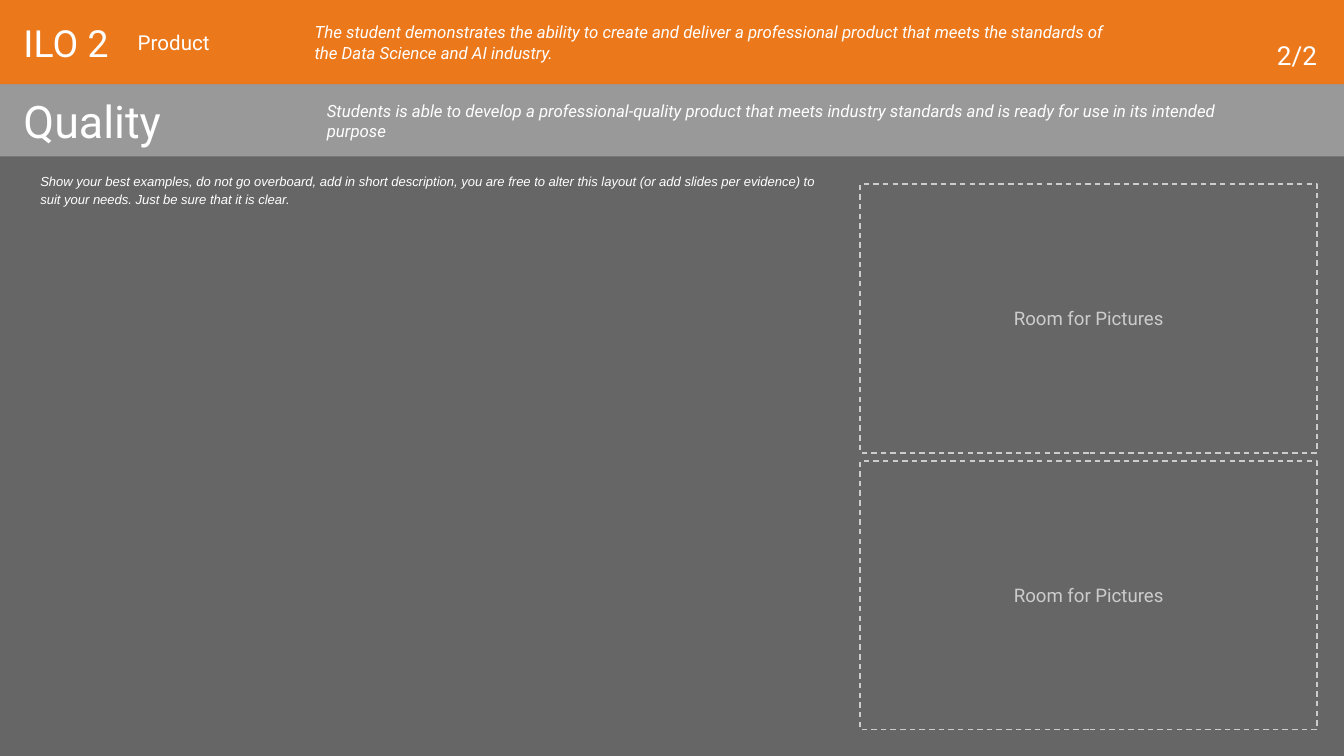
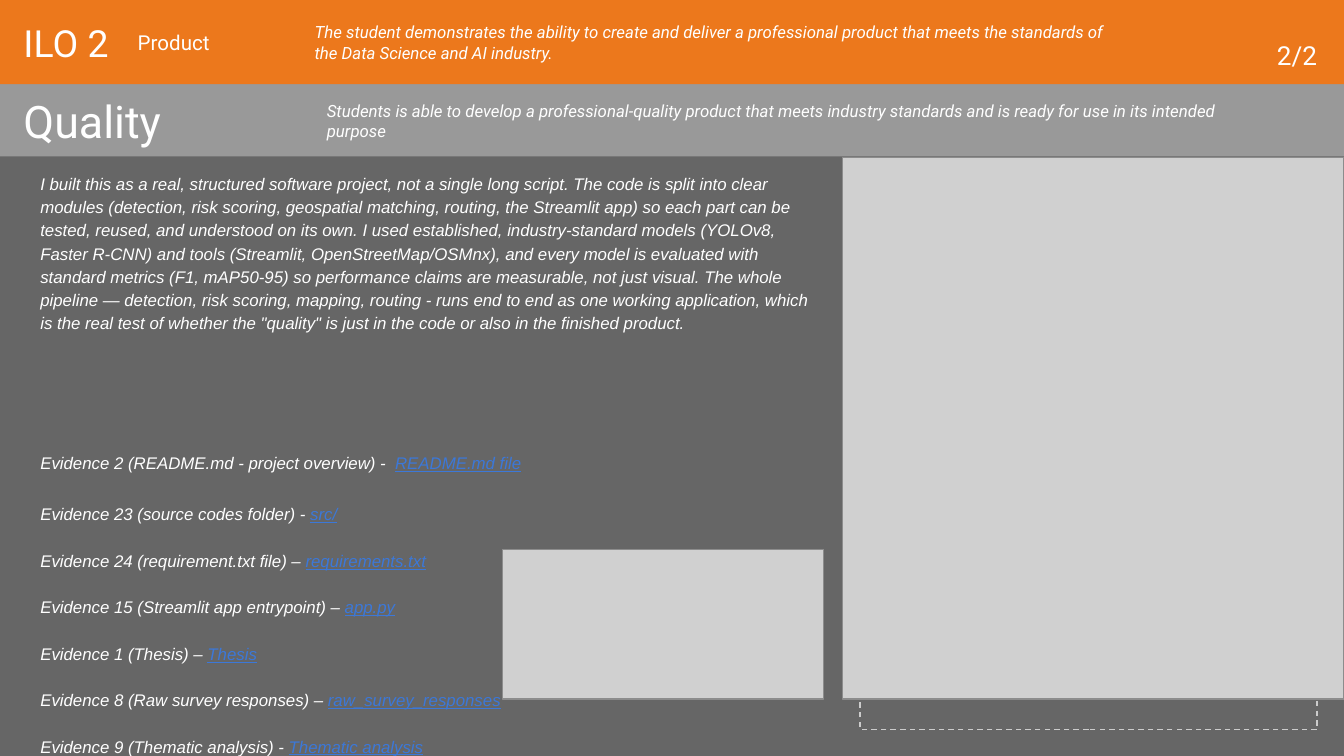
Before and after one commit to VladislavStoimenov235030/Vladislav_Stoimenov_Graduation_Project_25_26, a slide deck: slide 60 of thesis/evidencing/2026-27 Learning Log Graduation Project.pptx (slide 58 before the commit). Drawn at 1344x756 pixels with LibreOffice and Linux fonts; fonts in the diff are those of the drawing; grey boxes stand for pictures. Boxes give left, top, right and bottom in pixels: in the first picture for what was removed or moved away, otherwise in the second. Text is boxed around its words. In the diff, an @@ line names an element or a change of style, - is before the commit and + after.

```diff
--- a/thesis/evidencing/2026-27 Learning Log Graduation Project.pptx
+++ b/thesis/evidencing/2026-27 Learning Log Graduation Project.pptx
@@ text at (x1=40, y1=178, x2=808, y2=710): text changed; size 7 to 9 pt @@
-Show your best examples, do not go overboard, add in short description, you are free to alter this layout (or add slides per evidence) to suit your needs. Just be sure that it is clear.
+I built this as a real, structured software project, not a single long script. The code is split into clear modules (detection, risk scoring, geospatial matching, routing, the Streamlit app) so each part can be tested, reused, and understood on its own. I used established, industry-standard models (YOLOv8, Faster R-CNN) and tools (Streamlit, OpenStreetMap/OSMnx), and every model is evaluated with standard metrics (F1, mAP50-95) so performance claims are measurable, not just visual. The whole pipeline — detection, risk scoring, mapping, routing - runs end to end as one working application, which is the real test of whether the "quality" is just in the code or also in the finished product.
+Evidence 2 (README.md - project overview) - README.md file
+Evidence 23 (source codes folder) - src/
+Evidence 24 (requirement.txt file) – requirements.txt
+Evidence 15 (Streamlit app entrypoint) – app.py
+Evidence 1 (Thesis) – Thesis
+Evidence 8 (Raw survey responses) – raw_survey_responses
+Evidence 9 (Thematic analysis) - Thematic analysis
@@ picture added at (x1=843, y1=157, x2=1344, y2=699) @@
@@ rectangle removed at (x1=860, y1=184, x2=1317, y2=453) @@
-Room for Pictures
@@ picture added at (x1=503, y1=550, x2=824, y2=699) @@
@@ text in rectangle at (x1=1014, y1=588, x2=1163, y2=602): text removed @@
-Room for Pictures
```
Also in this commit, not shown: 16 other slides changed, 3 slides added.
